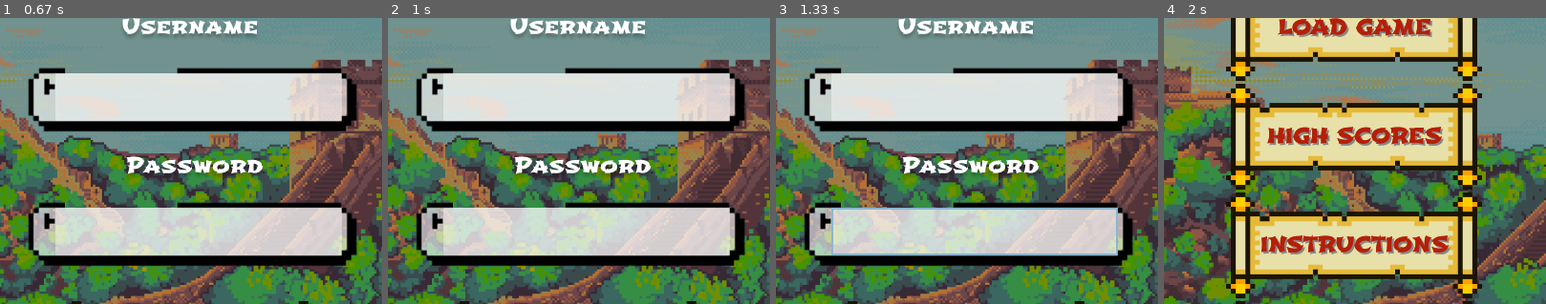
Above: before the commit, frames 1-4 (left to right).
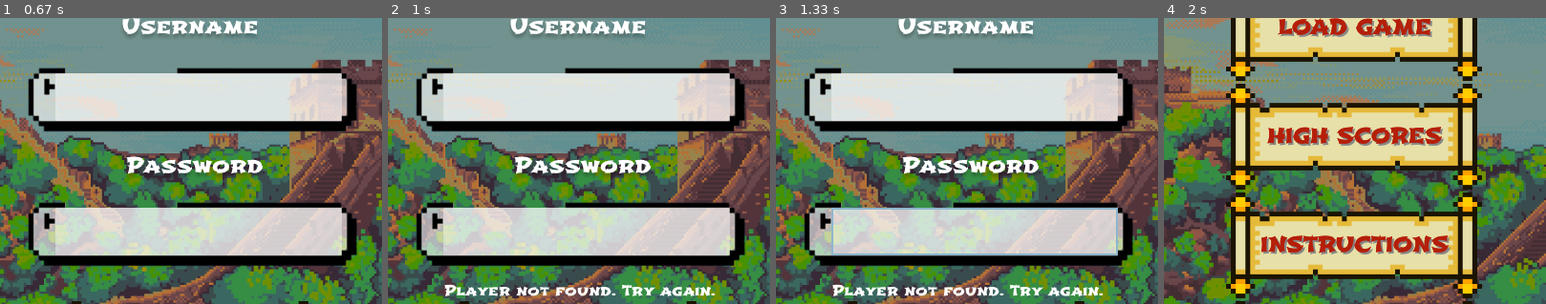
Above: after the commit, the same moments.

Repository: jocelyn-chang/digit-dynasty
Game: pygame game, started from mainMenu.py
The game is run twice, just before and just after one commit, with the same random seed, the same clock (stepped at 60 frames per second) and the same inputs.
Inputs (mouse positions are % of the whole screen's width and height, from its top left):
- Up to frame 1 (0.67 s): click "LOAD GAME" at 0.38 s
- Up to frame 2 (1 s): click "PLAY" at 0.88 s
- Up to frame 3 (1.33 s): click (49, 70) at 1.22 s, where only the run after the commit has a clickable "Player not found. Try again."
- Up to frame 4 (2 s): click (87, 85) at 1.55 s; click (26, 30) at 1.88 s
The pictures show only the part of the screen within x 24-74%, y 30-80%; the shares and areas given below are measured in that part.

Frame 1 is identical in both runs. In frame 2, 1.4% of the frame differs, in the area x 14-86%, y 93-98%; in frame 3, 1.4%; in frame 4, nothing differs.

Commit message:
main menu

Diff:
--- a/mainMenu.py
+++ b/mainMenu.py
@@ -126,12 +126,33 @@
         PLAY_BUTTON.update(SCREEN)
         pygame.display.flip()
 
+# Function to load a previous player's information
+def load_player(input_username, input_password):
+    with open("data.csv", newline = '') as csvfile:
+        reader = csv.reader(csvfile)
+        for row in reader:
+            username, password = row[0], row[1]
+
+            if username == input_username and password == input_password:
+                player_info = {
+                    'Name': username,
+                    'Addition': row[2],
+                    'Subtraction': row[3],
+                    'Multiplication': row[4],
+                    'Division': row[5],
+                    'Bosses': row[6]
+                }
+                return player_info
+    return None
+
+
 # Go to load screen
 def load_game():
     username = ''
     password = ''
     username_active = False
     password_active = False
+    player_not_found = False
     input_font = get_font("Sawarabi",35)
 
     username_rect = pygame.Rect(254, 237, 300, 50)
@@ -158,6 +179,18 @@
             if event.type == pygame.MOUSEBUTTONDOWN:
                 if LOAD_BACK.checkInput(GAME_MOUSE_POS):
                     main_menu()
+                elif PLAY_BUTTON.checkInput(GAME_MOUSE_POS):
+                    player_not_found = False
+                    input_username = username
+                    input_password = password
+
+                    player_info = load_player(input_username, input_password)
+
+                    if player_info:
+                        load_map()
+                    else:
+                        player_not_found = True
+
                 elif username_rect.collidepoint(event.pos):
                     username_active = not username_active
                     password_active = False
@@ -182,6 +215,11 @@
         input_box(SCREEN, username_rect, username, input_font, active = username_active)
         input_box(SCREEN, password_rect, password, input_font, active = password_active, is_password = True)
 
+        if player_not_found:
+            font = get_font('Shojumaru', 15)
+            text_surface = font.render('Player not found. Try again.', True, 'white')
+            SCREEN.blit(text_surface, (255, 455))
+
         PLAY_BUTTON.update(SCREEN)
         pygame.display.flip()
 
